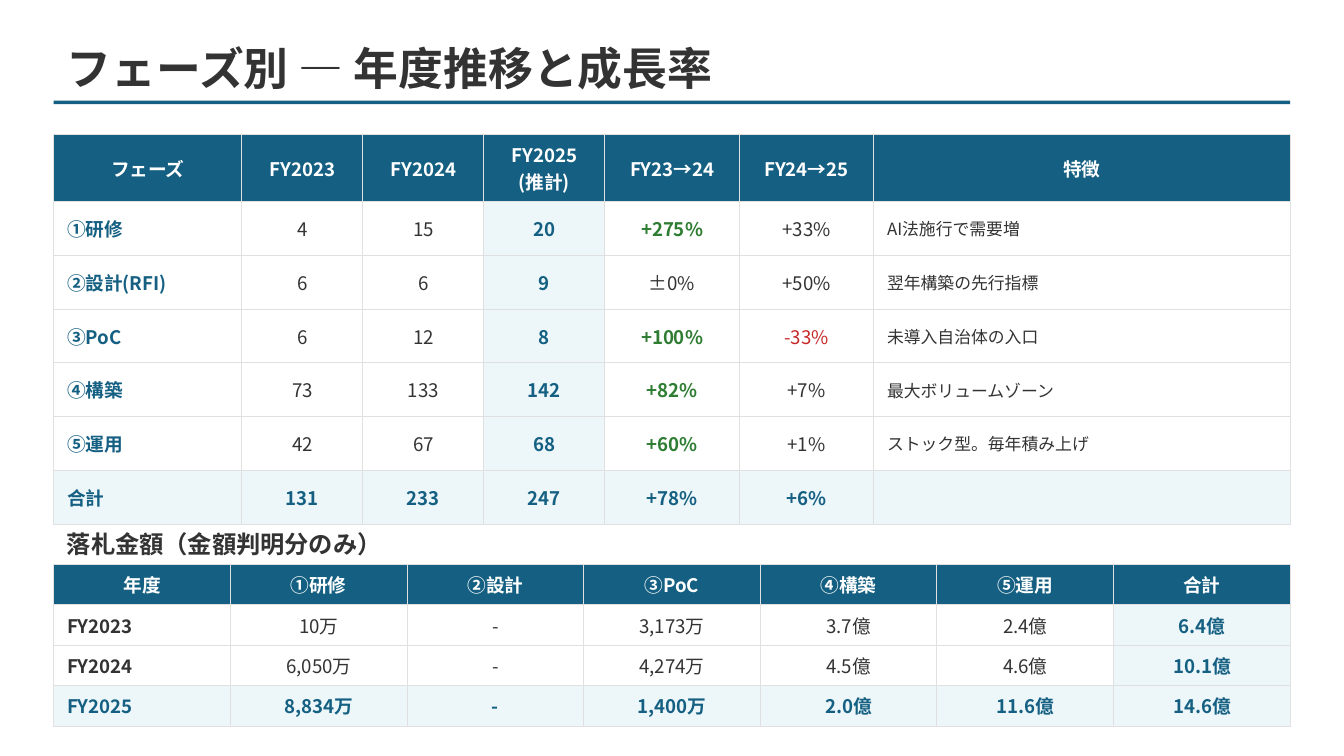
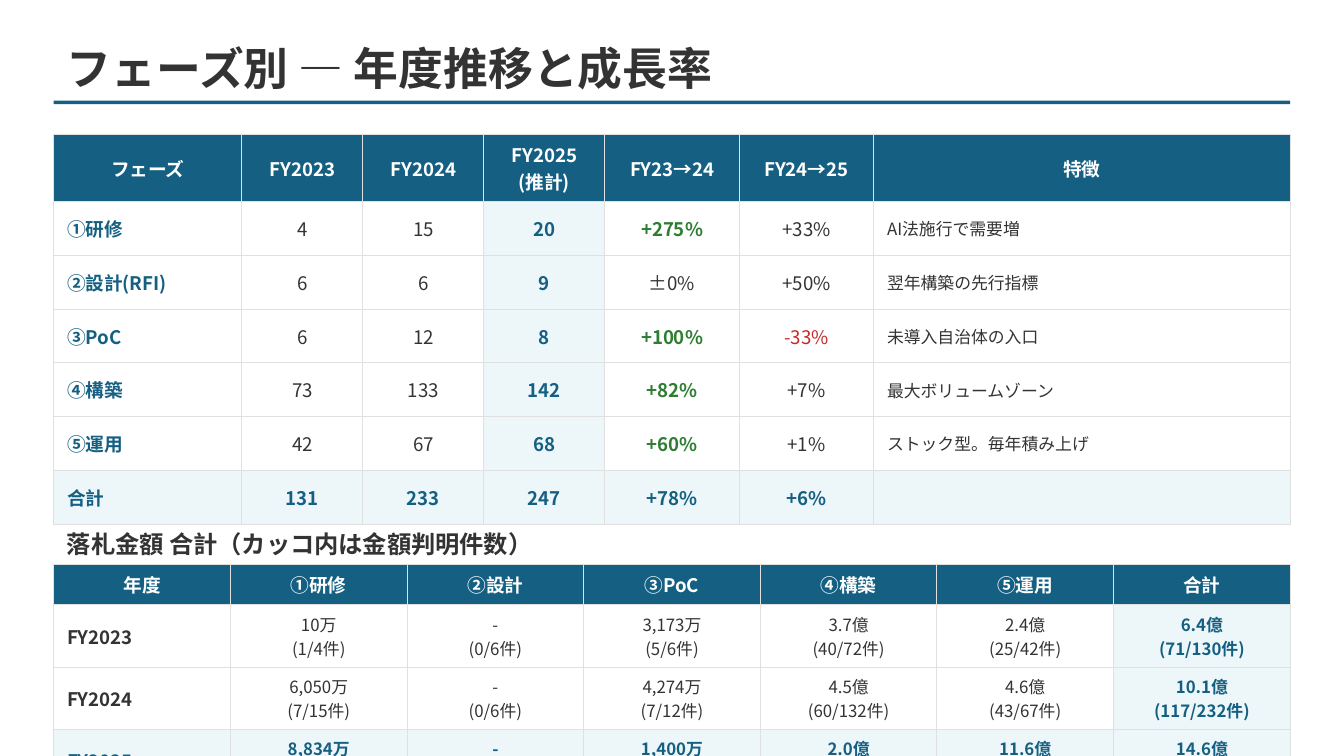
Before and after one commit to ttygtdgs/obsidian-ttygtd, a slide deck: slide 3 of 05_Output/Projects/@Active/NTTDX-Customer-Expansion-Mission/02-materials/FY2026-自治体生成AI案件-フェーズ別見通し.pptx. Drawn at 1344x756 pixels with LibreOffice and Linux fonts; fonts in the diff are those of the drawing; background and template pictures are left out. Boxes give left, top, right and bottom in pixels: in the first picture for what was removed or moved away, otherwise in the second. Text is boxed around its words. In the diff, an @@ line names an element or a change of style, - is before the commit and + after.

Commit message:
vault backup: 2026-02-17 15:04:40

```diff
--- a/05_Output/Projects/@Active/NTTDX-Customer-Expansion-Mission/02-materials/FY2026-自治体生成AI案件-フェーズ別見通し.pptx
+++ b/05_Output/Projects/@Active/NTTDX-Customer-Expansion-Mission/02-materials/FY2026-自治体生成AI案件-フェーズ別見通し.pptx
@@ text at (x1=67, y1=532, x2=532, y2=556): text changed @@
-落札金額（金額判明分のみ）
+落札金額 合計（カッコ内は金額判明件数）
@@ table at (x1=54, y1=564, x2=1286, y2=756) @@
-row 2: FY2023 | 10万 | - | 3,173万 | 3.7億 | 2.4億 | 6.4億
+row 2: FY2023 | 10万 / (1/4件) | - / (0/6件) | 3,173万 / (5/6件) | 3.7億 / (40/72件) | 2.4億 / (25/42件) | 6.4億 / (71/130件)
-row 3: FY2024 | 6,050万 | - | 4,274万 | 4.5億 | 4.6億 | 10.1億
+row 3: FY2024 | 6,050万 / (7/15件) | - / (0/6件) | 4,274万 / (7/12件) | 4.5億 / (60/132件) | 4.6億 / (43/67件) | 10.1億 / (117/232件)
-row 4: FY2025 | 8,834万 | - | 1,400万 | 2.0億 | 11.6億 | 14.6億
+row 4: FY2025 | 8,834万 / (10/18件) | - / (0/8件) | 1,400万 / (4/7件) | 2.0億 / (44/130件) | 11.6億 / (42/62件) | 14.6億 / (100/225件)
```
